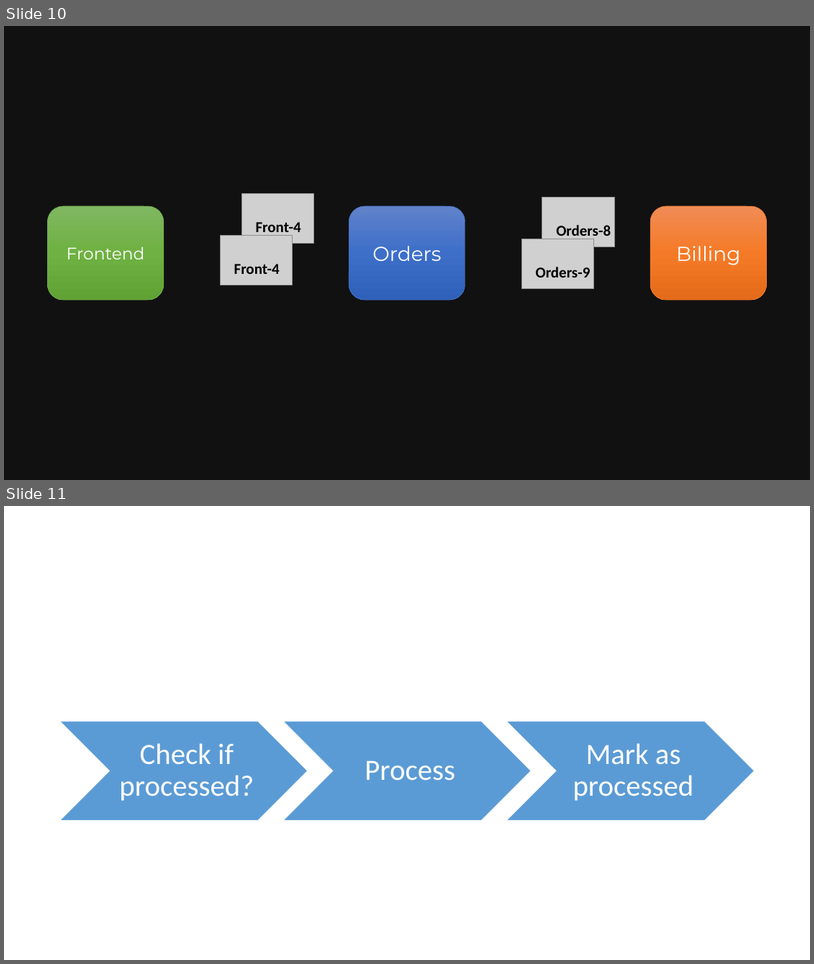
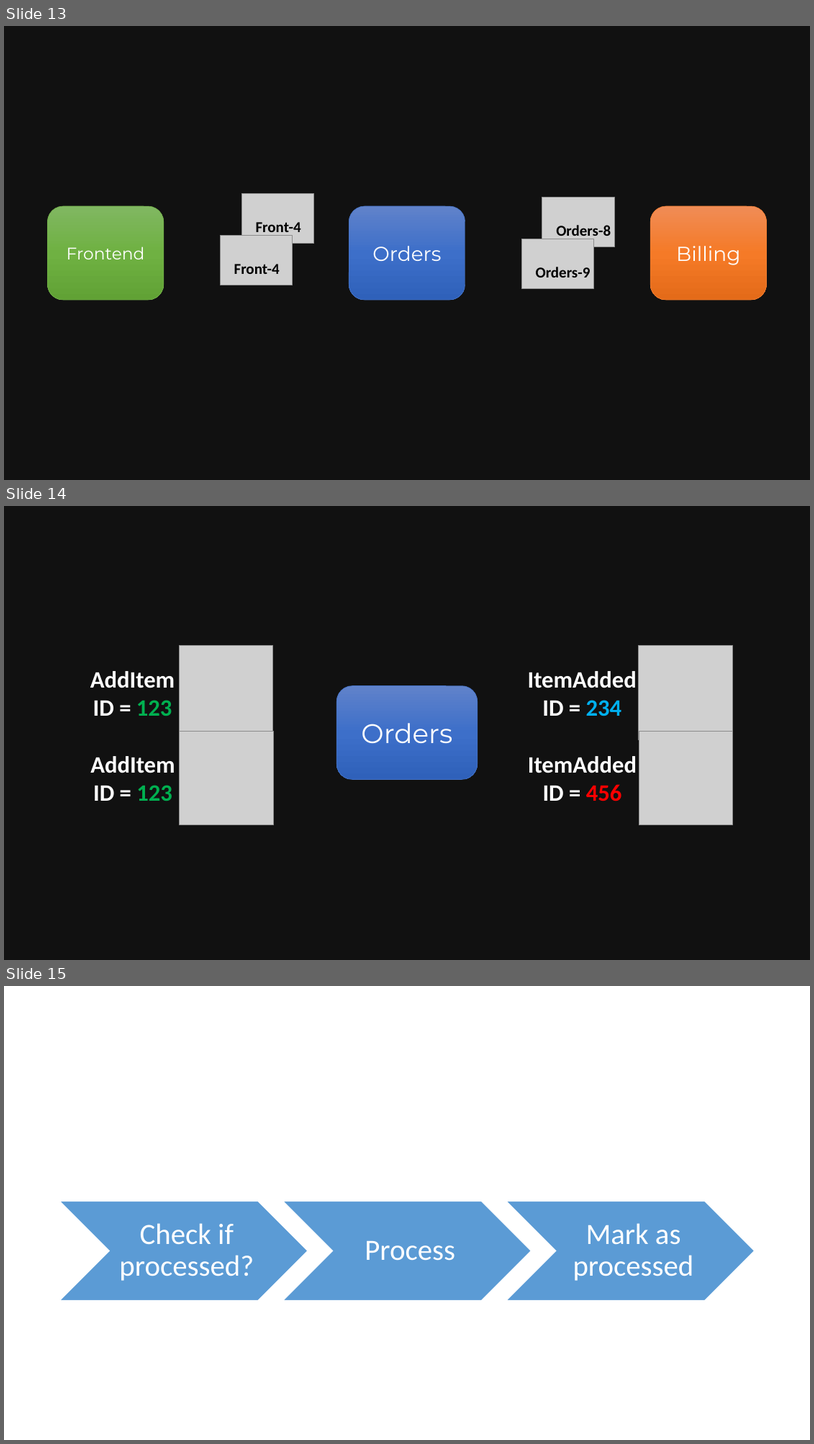
Before and after one commit to SzymonPobiega/IShallSayThisOnlyOnce, a slide deck: docs/images.pptx. Shown one above the other, each under a label of ours: slides 10 and 11 before the commit, slides 13, 14 and 15 after it. The pictures are 814x964 and 814x1444 pixels, drawn with LibreOffice and Linux fonts; fonts in the diff are those of the drawing; grey boxes stand for pictures. Boxes give left, top, right and bottom in pixels: in the first picture for what was removed or moved away, otherwise in the second. Text is boxed around its words. In the diff, an @@ line names an element or a change of style, - is before the commit and + after.

```diff
--- a/docs/images.pptx
+++ b/docs/images.pptx
@@ slide 14 added at (x1=4, y1=506, x2=810, y2=960), background #111111 @@
@@ picture added at (x1=180, y1=646, x2=273, y2=739) @@
@@ picture added at (x1=639, y1=646, x2=733, y2=739) @@
@@ text added at (x1=90, y1=671, x2=175, y2=716), 28 pt, text #FFFFFF, bold @@
+AddItem
+ID = 123
@@ text added at (x1=528, y1=671, x2=637, y2=716), 28 pt, text #FFFFFF, bold @@
+ItemAdded
+ID = 234
@@ rounded rectangle added at (x1=337, y1=686, x2=478, y2=780), fill gradient #6183CB to #3E70CA to #3062BB, outline #4472C4 0.5 pt, 32 pt, text #FFFFFF @@
+Orders
@@ picture added at (x1=180, y1=731, x2=273, y2=825) @@
@@ picture added at (x1=639, y1=731, x2=733, y2=825) @@
@@ text added at (x1=90, y1=756, x2=175, y2=800), 28 pt, text #FFFFFF, bold @@
+AddItem
+ID = 123
@@ text added at (x1=528, y1=756, x2=637, y2=801), 28 pt, text #FFFFFF, bold @@
+ItemAdded
+ID = 456
@@ what was slide 10 is now slide 13 @@
@@ what was slide 11 is now slide 15 @@
```
Also in this commit, not shown: 4 slides changed, 3 other slides added, 23 other files.
